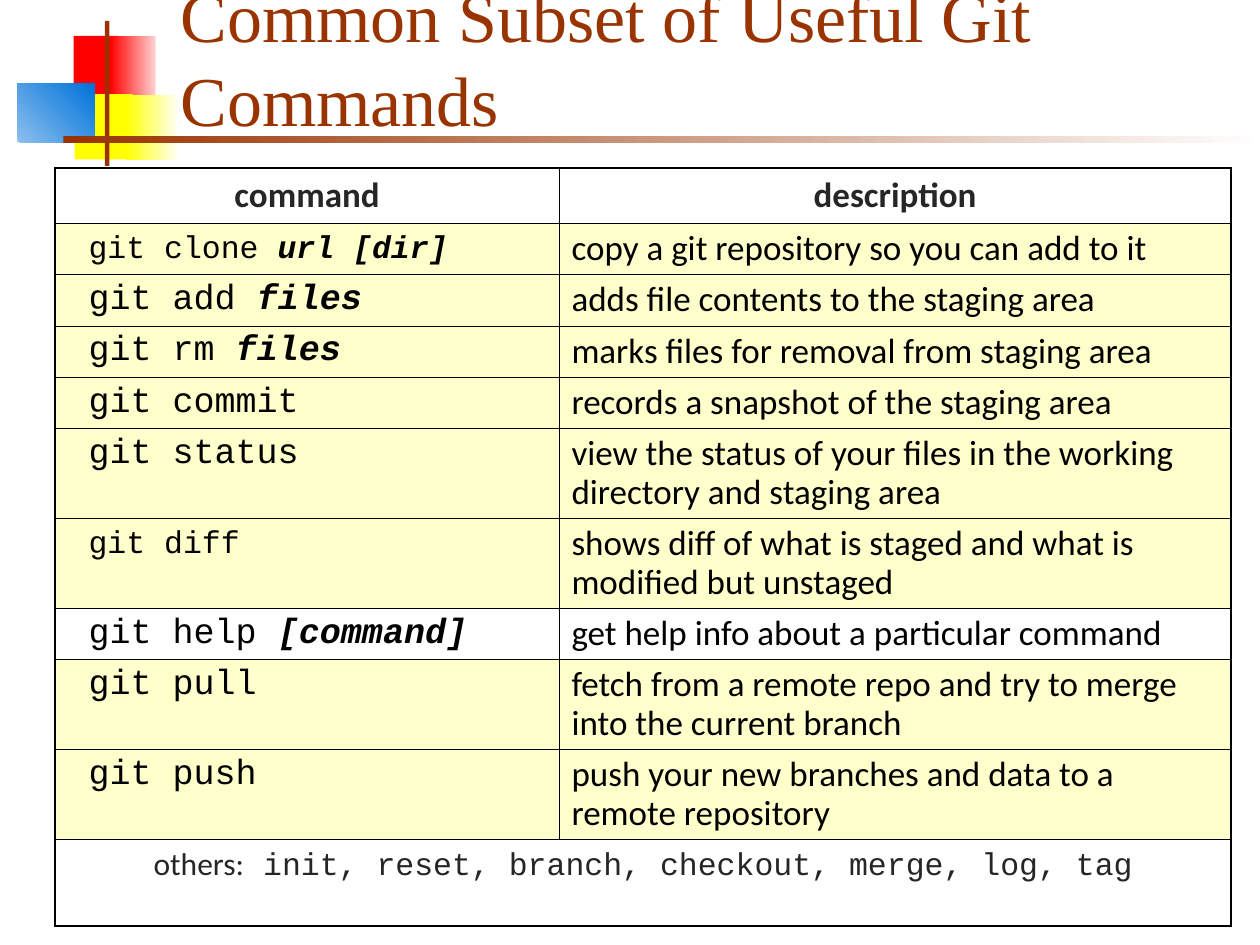
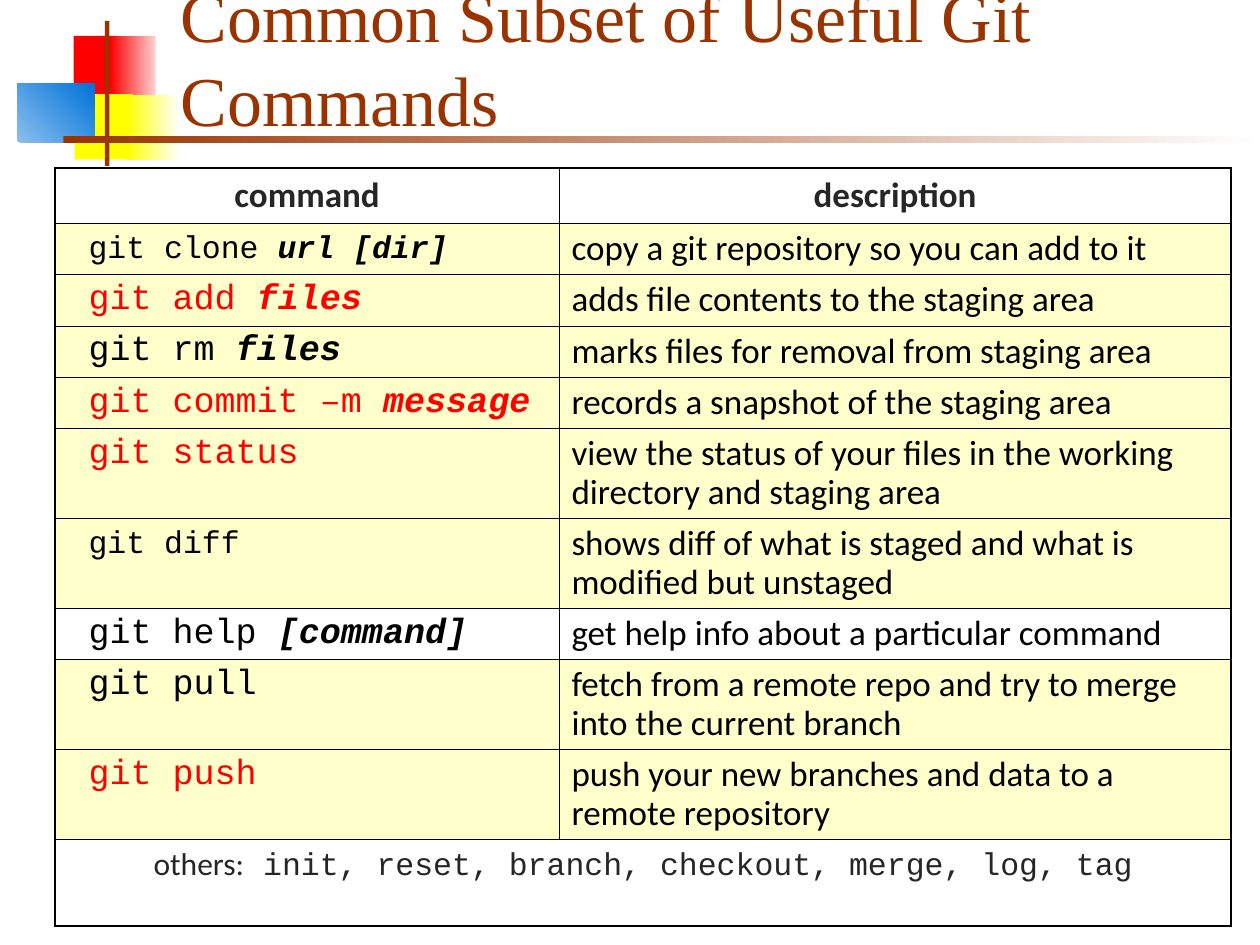
Before and after one commit to MarsUniversity/ECE382, a slide deck: slide 4 of source/lessons/lsn7/git.ppt. Drawn at 1260x945 pixels with LibreOffice and Linux fonts; fonts in the diff are those of the drawing. Boxes give left, top, right and bottom in pixels: in the first picture for what was removed or moved away, otherwise in the second. Text is boxed around its words. In the diff, an @@ line names an element or a change of style, - is before the commit and + after.

```diff
--- a/source/lessons/lsn7/git.ppt
+++ b/source/lessons/lsn7/git.ppt
@@ table at <box>55,168,1231,915</box> @@
-row 5, column 1: git commit
+row 5, column 1: git commit –m message
@@ text colour #000000 to #FF0000 in "git add files", "git status", "git push" @@
```
Also in this commit, not shown: 5 other slides changed, 11 slides removed, 3 other files.
